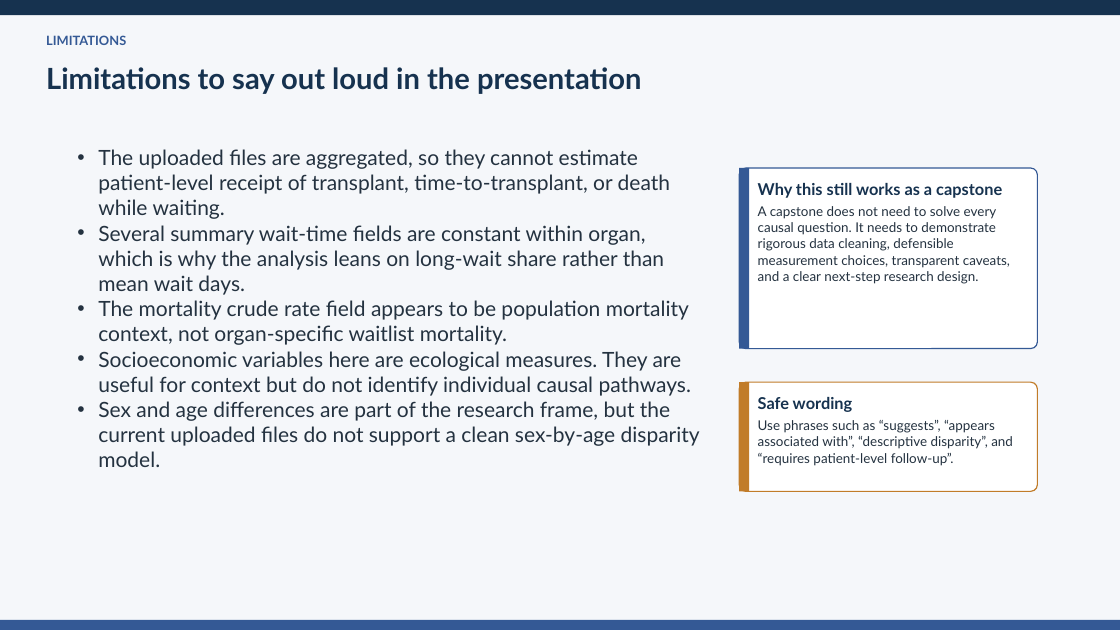
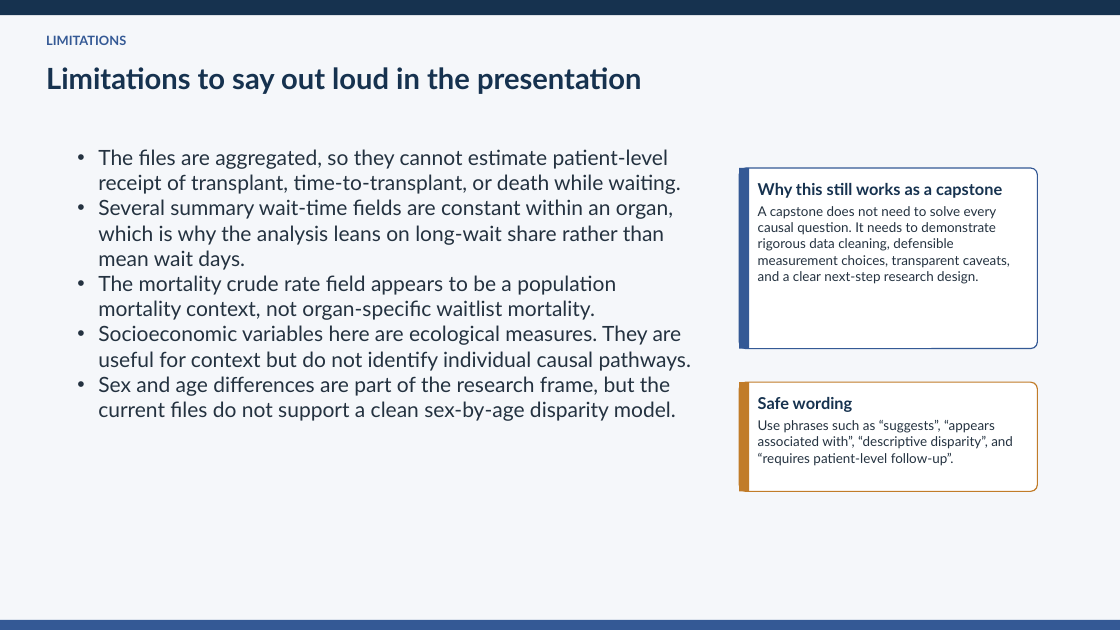
Before and after one commit to ansonrk/Capstone-DA16, a slide deck: slide 17 of DASHBOARD/transplant_equity_capstone_MVP.pptx (slide 13 before the commit). Drawn at 1120x630 pixels with LibreOffice and Linux fonts; fonts in the diff are those of the drawing. Boxes give left, top, right and bottom in pixels: in the first picture for what was removed or moved away, otherwise in the second. Text is boxed around its words. In the diff, an @@ line names an element or a change of style, - is before the commit and + after.

```diff
--- a/DASHBOARD/transplant_equity_capstone_MVP.pptx
+++ b/DASHBOARD/transplant_equity_capstone_MVP.pptx
@@ text at [98, 149, 680, 320]: text changed @@
-• The uploaded files are aggregated, so they cannot estimate patient-level receipt of transplant, time-to-transplant, or death while waiting.
-• Several summary wait-time fields are constant within organ, which is why the analysis leans on long-wait share rather than mean wait days.
-• The mortality crude rate field appears to be population mortality context, not organ-specific waitlist mortality.
+• The files are aggregated, so they cannot estimate patient-level receipt of transplant, time-to-transplant, or death while waiting.
+• Several summary wait-time fields are constant within an organ, which is why the analysis leans on long-wait share rather than mean wait days.
+• The mortality crude rate field appears to be a population mortality context, not organ-specific waitlist mortality.
@@ text at [98, 376, 676, 421]: text changed @@
-• Sex and age differences are part of the research frame, but the current uploaded files do not support a clean sex-by-age disparity model.
+• Sex and age differences are part of the research frame, but the current files do not support a clean sex-by-age disparity model.
```
Also in this commit, not shown: 6 other slides changed, 5 slides added, 2 slides removed, 2 other files.
